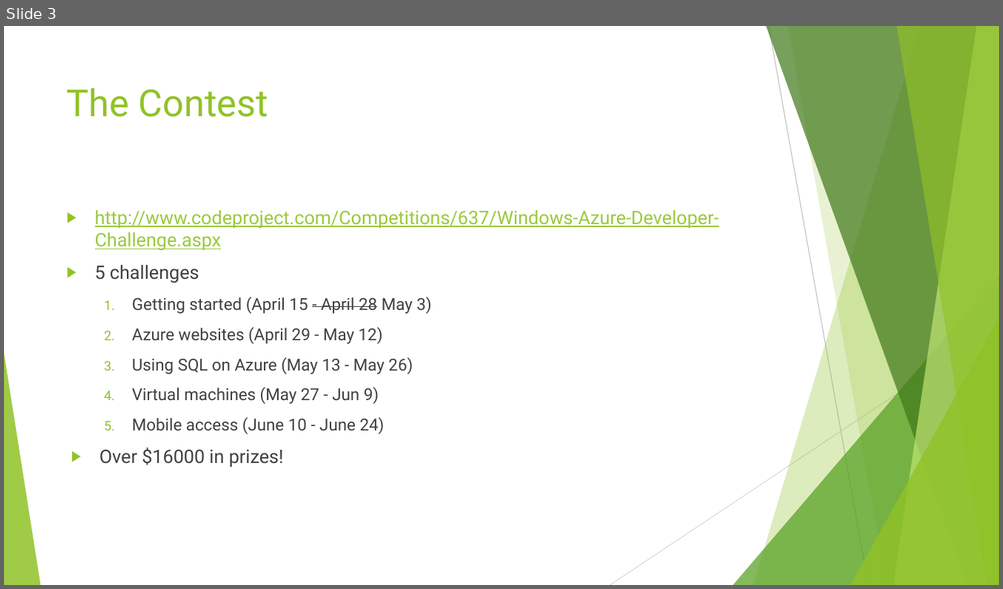
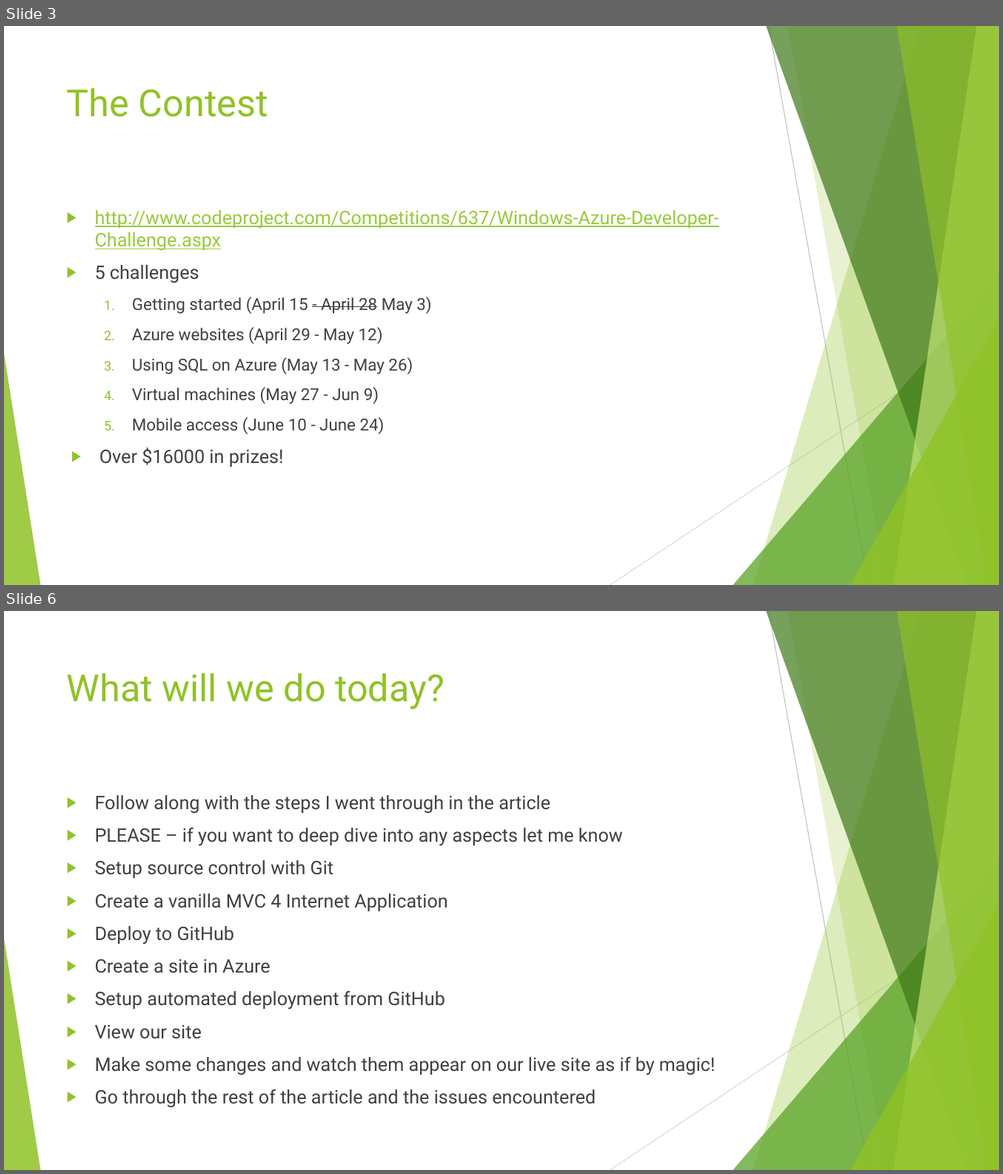
Before and after one commit to phillee007/youconf, a slide deck: The CodeProject Windows Azure Developer Contest.pptx. Shown one above the other, each under a label of ours: slide 3 before the commit, slides 3 and 6 after it; the slides between them are not shown. The pictures are 1003x589 and 1003x1174 pixels, drawn with LibreOffice and Linux fonts; fonts in the diff are those of the drawing. Boxes give left, top, right and bottom in pixels: in the first picture for what was removed or moved away, otherwise in the second. Text is boxed around its words. In the diff, an @@ line names an element or a change of style, - is before the commit and + after.

```diff
--- a/The CodeProject Windows Azure Developer Contest.pptx
+++ b/The CodeProject Windows Azure Developer Contest.pptx
@@ slide 6 added at bbox=[4, 611, 999, 1170], background #FFFFFF; not listed: 10 template elements that a slide beside it also shows @@
@@ title added at bbox=[67, 673, 444, 709], 36 pt, text #90C226 @@
+What will we do today?
@@ text added at bbox=[95, 795, 715, 1108], 18 pt, text #404040 @@
+▶ Follow along with the steps I went through in the article
+▶ PLEASE – if you want to deep dive into any aspects let me know
+▶ Setup source control with Git
+▶ Create a vanilla MVC 4 Internet Application
+▶ Deploy to GitHub
+▶ Create a site in Azure
+▶ Setup automated deployment from GitHub
+▶ View our site
+▶ Make some changes and watch them appear on our live site as if by magic!
+▶ Go through the rest of the article and the issues encountered
```
Also in this commit, not shown: 2 slides changed, 12 other slides added.
